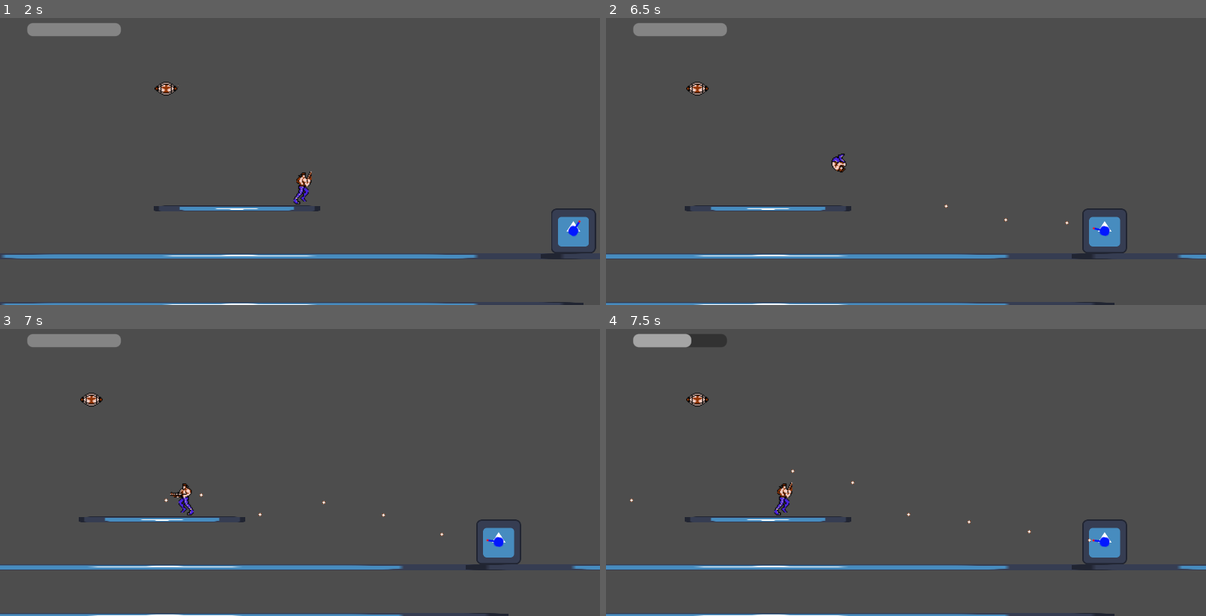
Above: before the commit, frames 1-4 (two rows, left to right).
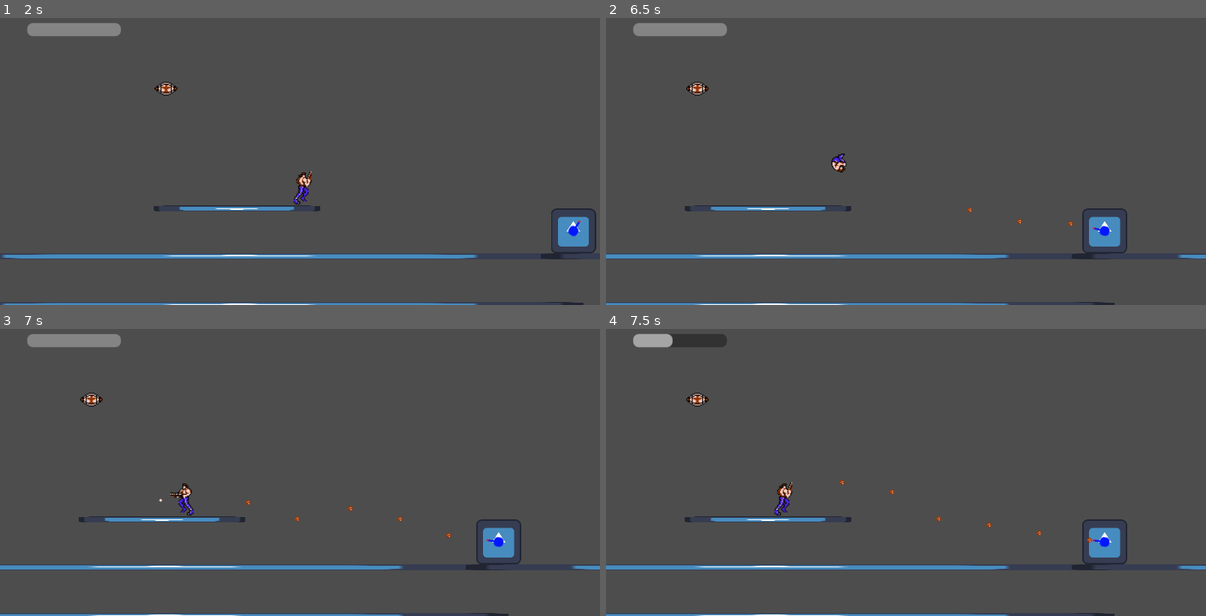
Above: after the commit, the same moments.

Repository: YuriyPogodilov/Contra
Game: Godot game, scene res://levels/level.tscn
Two runs of this game, one before a commit and one after it. Both use one fixed random seed, a clock stepped at 60 frames per second and the inputs below. The engine's default icon, where the game draws it, is replaced by a stand-in: a white triangle on a blue panel in a dark square.
Inputs:
- Up to frame 1 (2 s): tap Enter at 0.5 s; hold D (move_right) from 0.53 s (still down); tap S (look_down) at 0.6 s; tap Space (jump) at 0.77, 1.52 s; tap W (look_up) at 1.35 s
- Up to frame 2 (6.5 s): release D (move_right) at 2.03 s; hold A (move_left) 2.03-2.78 s; hold Ctrl (shoot) 2.03-2.78 s; hold D (move_right) 2.78-4.28 s; tap S (look_down) at 2.85, 5.1 s; tap Space (jump) at 3.02, 3.77, 4.52, 6.02 s; tap W (look_up) at 3.6, 5.85 s; hold A (move_left) 4.28-5.03 s; tap Ctrl (shoot) at 4.35 s; hold D (move_right) 5.03-5.78 s; hold A (move_left) from 5.78 s (still down)
- Up to frame 3 (7 s): keep holding A (move_left); hold Ctrl (shoot) from 6.53 s (still down); tap Space (jump) at 6.77 s
- Up to frame 4 (7.5 s): release A (move_left) at 7.28 s; release Ctrl (shoot) at 7.28 s; hold D (move_right) from 7.28 s (still down); tap S (look_down) at 7.35 s

Frame 1 is identical in both runs. In frame 2, less than 0.1% of the frame differs, in the area x 56-78%, y 65-73%; in frame 3, 0.1%; in frame 4, 0.3%, in the area x 4-81%, y 1-75%.

Commit message:
New bullets

Diff:
--- /dev/null
+++ b/game/weapons/ammo/big_bullet.tscn
@@ -0,0 +1,23 @@
+[gd_scene load_steps=4 format=3 uid="uid://dpjh5v7dgmn7b"]
+
+[ext_resource type="Script" path="res://game/weapons/ammo/bullet.gd" id="1_i7qnn"]
+[ext_resource type="Texture2D" uid="uid://qdf8fhyugmqr" path="res://assets/weapons/bullets.png" id="2_iu2bp"]
+
+[sub_resource type="CircleShape2D" id="CircleShape2D_olk00"]
+radius = 3.0
+
+[node name="BigBullet" type="Area2D"]
+top_level = true
+script = ExtResource("1_i7qnn")
+speed = 250.0
+damage = 1.5
+
+[node name="Sprite2D" type="Sprite2D" parent="."]
+texture = ExtResource("2_iu2bp")
+hframes = 9
+frame = 2
+
+[node name="CollisionShape2D" type="CollisionShape2D" parent="."]
+shape = SubResource("CircleShape2D_olk00")
+
+[connection signal="area_entered" from="." to="." method="_on_area_entered"]
--- a/game/weapons/ammo/bullet.gd
+++ b/game/weapons/ammo/bullet.gd
@@ -1,11 +1,13 @@
 class_name Bullet
 extends Area2D
 
-@export var speed: float = 300
+@export var speed: float = 300.0
+@export var damage: float = 1.0
 
 var _direction: Vector2
 
 func _ready():
+	top_level = true
 	_direction = Vector2.RIGHT.rotated(global_rotation)
 
 
@@ -19,5 +21,5 @@
 func _on_area_entered(area):
 	if area is HitboxComponent:
 		var hitbox: HitboxComponent = area
-		hitbox.damage(1)
+		hitbox.damage(damage)
 		queue_free()
--- a/game/weapons/ammo/bullet.tscn
+++ b/game/weapons/ammo/bullet.tscn
@@ -11,6 +11,8 @@
 collision_layer = 0
 collision_mask = 0
 script = ExtResource("1_ikeq3")
+speed = 350.0
+damage = 0.5
 
 [node name="Sprite2D" type="Sprite2D" parent="."]
 texture = ExtResource("2_thd3l")
--- a/game/weapons/machine_gun.tscn
+++ b/game/weapons/machine_gun.tscn
@@ -1,9 +1,9 @@
 [gd_scene load_steps=3 format=3 uid="uid://clgnnyabek5l2"]
 
 [ext_resource type="Script" path="res://game/weapons/gun.gd" id="1_122n2"]
-[ext_resource type="PackedScene" uid="uid://cl0q01hgjsvfj" path="res://game/weapons/ammo/bullet.tscn" id="2_i4qpr"]
+[ext_resource type="PackedScene" uid="uid://dpjh5v7dgmn7b" path="res://game/weapons/ammo/big_bullet.tscn" id="2_nvgx6"]
 
 [node name="MachineGun" type="Node"]
 script = ExtResource("1_122n2")
 rate_of_fire = 10.0
-bullet = ExtResource("2_i4qpr")
+bullet = ExtResource("2_nvgx6")
--- a/game/weapons/turret_gun.tscn
+++ b/game/weapons/turret_gun.tscn
@@ -1,9 +1,9 @@
 [gd_scene load_steps=3 format=3 uid="uid://bodc4e0dq7evj"]
 
 [ext_resource type="Script" path="res://game/weapons/gun.gd" id="1_0vu2f"]
-[ext_resource type="PackedScene" uid="uid://cl0q01hgjsvfj" path="res://game/weapons/ammo/bullet.tscn" id="2_7khk5"]
+[ext_resource type="PackedScene" uid="uid://dpjh5v7dgmn7b" path="res://game/weapons/ammo/big_bullet.tscn" id="2_fcmn3"]
 
 [node name="TurretGun" type="Node"]
 script = ExtResource("1_0vu2f")
 rate_of_fire = 5.0
-bullet = ExtResource("2_7khk5")
+bullet = ExtResource("2_fcmn3")
